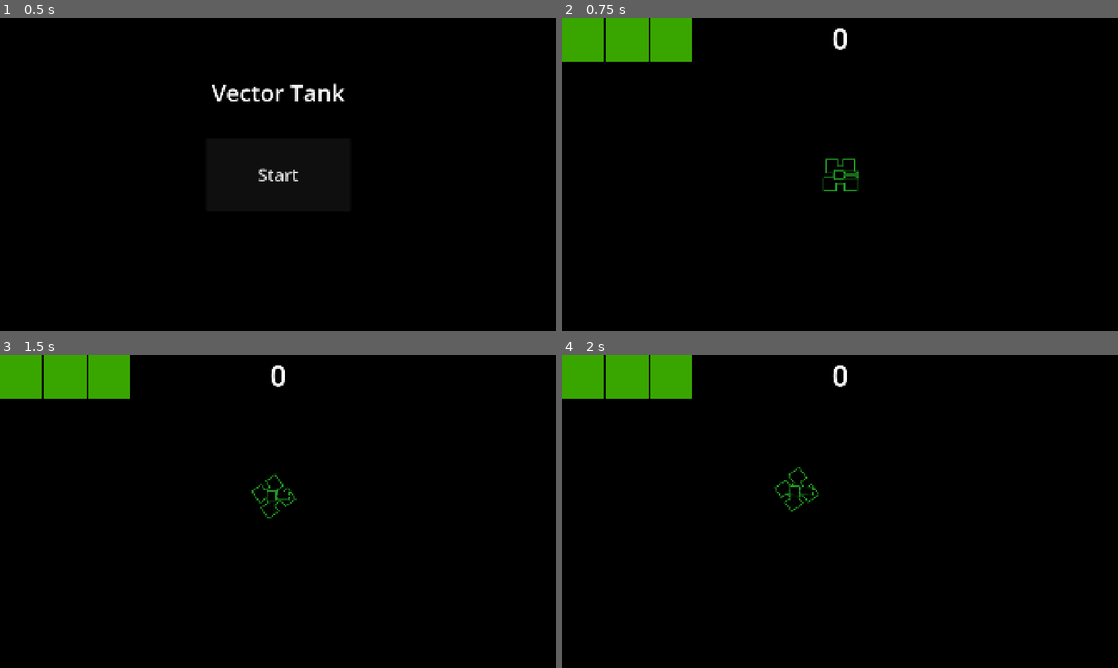
Above: before the commit, frames 1-4 (two rows, left to right).
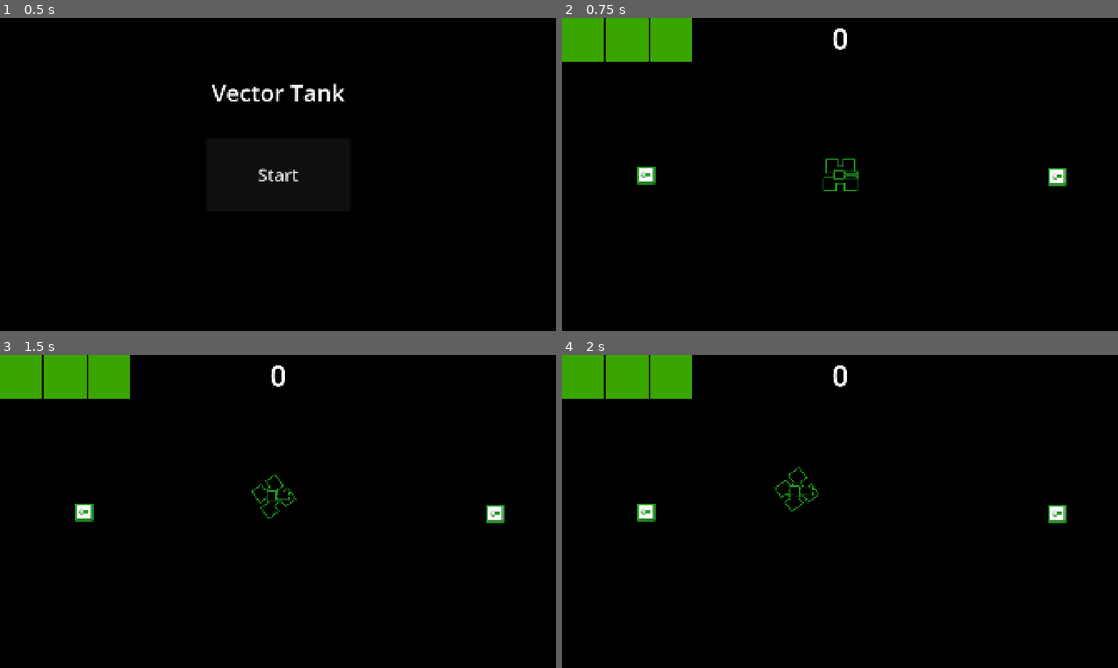
Above: after the commit, the same moments.

Repository: wlotter/godot-vector-tank
Game: Godot game, scene res://main.tscn
The game is run twice, just before and just after one commit, with the same random seed, the same clock (stepped at 60 frames per second) and the same inputs.
Inputs (mouse positions are in pixels of both pictures, inside the frame that each line leads up to):
- Up to frame 1 (0.5 s): no input
- Up to frame 2 (0.75 s): click "Start" at 0.5 s
- Up to frame 3 (1.5 s): tap Enter at 1.25 s; move the mouse to (400, 495) at 1.27 s; hold W (move forwards) from 1.28 s (still down); hold A (rotate anticlockwise) from 1.28 s (still down)
- Up to frame 4 (2 s): keep holding W (move forwards); keep holding A (rotate anticlockwise)

Frame 1 is identical in both runs. In frame 2, 0.4% of the frame differs, in the area x 13-91%, y 47-54%; in frame 3, 0.4%; in frame 4, 0.4%.

Commit message:
basic power up

Diff:
--- a/battle.tscn
+++ b/battle.tscn
@@ -1,8 +1,9 @@
-[gd_scene load_steps=6 format=3 uid="uid://3ikl7ryb3a36"]
+[gd_scene load_steps=7 format=3 uid="uid://3ikl7ryb3a36"]
 
 [ext_resource type="Script" uid="uid://b0v6hvmikp60t" path="res://battle.gd" id="1_8lvy3"]
 [ext_resource type="PackedScene" uid="uid://dupeim4n8n1au" path="res://scenes/player/tank.tscn" id="1_n51mc"]
 [ext_resource type="PackedScene" uid="uid://c27cywm3ysmjc" path="res://scenes/enemies/enemy.tscn" id="2_i431l"]
+[ext_resource type="PackedScene" uid="uid://da4ntn2dywxwi" path="res://scenes/player/power_up.tscn" id="4_6t8i5"]
 [ext_resource type="PackedScene" uid="uid://d0wg2j6y5d4x1" path="res://hud.tscn" id="5_ei00m"]
 
 [sub_resource type="Curve2D" id="Curve2D_7sfm4"]
@@ -23,6 +24,12 @@
 [node name="Tank" parent="." instance=ExtResource("1_n51mc")]
 position = Vector2(960, 540)
 rotation = -1.5708
+
+[node name="PowerUp" parent="." instance=ExtResource("4_6t8i5")]
+position = Vector2(1709, 547)
+
+[node name="PowerUp2" parent="." instance=ExtResource("4_6t8i5")]
+position = Vector2(289, 541)
 
 [node name="HUD" parent="." instance=ExtResource("5_ei00m")]
 
--- /dev/null
+++ b/scenes/player/power_up.gd
@@ -0,0 +1,17 @@
+extends Area2D
+
+var power_up_type = "pierce"
+
+# Called when the node enters the scene tree for the first time.
+func _ready() -> void:
+	pass # Replace with function body.
+
+
+# Called every frame. 'delta' is the elapsed time since the previous frame.
+func _process(delta: float) -> void:
+	pass
+
+
+func _on_area_entered(area: Area2D) -> void:
+	area.upgrade_pierce()
+	queue_free()
--- /dev/null
+++ b/scenes/player/power_up.tscn
@@ -0,0 +1,21 @@
+[gd_scene load_steps=4 format=3 uid="uid://da4ntn2dywxwi"]
+
+[ext_resource type="Texture2D" uid="uid://box41g7dbac5k" path="res://assets/player/power-up/pierce-power-up.png" id="1_u5axp"]
+[ext_resource type="Script" uid="uid://dyd1o5g2mtru5" path="res://scenes/player/power_up.gd" id="1_vdtji"]
+
+[sub_resource type="RectangleShape2D" id="RectangleShape2D_vdtji"]
+size = Vector2(32, 32)
+
+[node name="PowerUp" type="Area2D"]
+scale = Vector2(2, 2)
+collision_layer = 0
+script = ExtResource("1_vdtji")
+metadata/_edit_group_ = true
+
+[node name="Sprite2D" type="Sprite2D" parent="."]
+texture = ExtResource("1_u5axp")
+
+[node name="CollisionShape2D" type="CollisionShape2D" parent="."]
+shape = SubResource("RectangleShape2D_vdtji")
+
+[connection signal="area_entered" from="." to="." method="_on_area_entered"]
--- a/scenes/player/tank.gd
+++ b/scenes/player/tank.gd
@@ -63,6 +63,10 @@
 	$WeaponGun.fire(get_parent(), position + shot_spawn_offset / 2, shot_vector)
 
 
+func upgrade_pierce() -> void:
+	$WeaponGun.projectile_pierce += 1
+
+
 func _on_area_entered(_area: Area2D) -> void:
 	if not invulnerable:
 		hit.emit(1)
Binary file added: assets/player/power-up/pierce-power-up.aseprite
Binary file added: assets/player/power-up/pierce-power-up.png
Not shown, added: assets/player/power-up/pierce-power-up.png.import
Not shown, added: scenes/player/power_up.gd.uid
